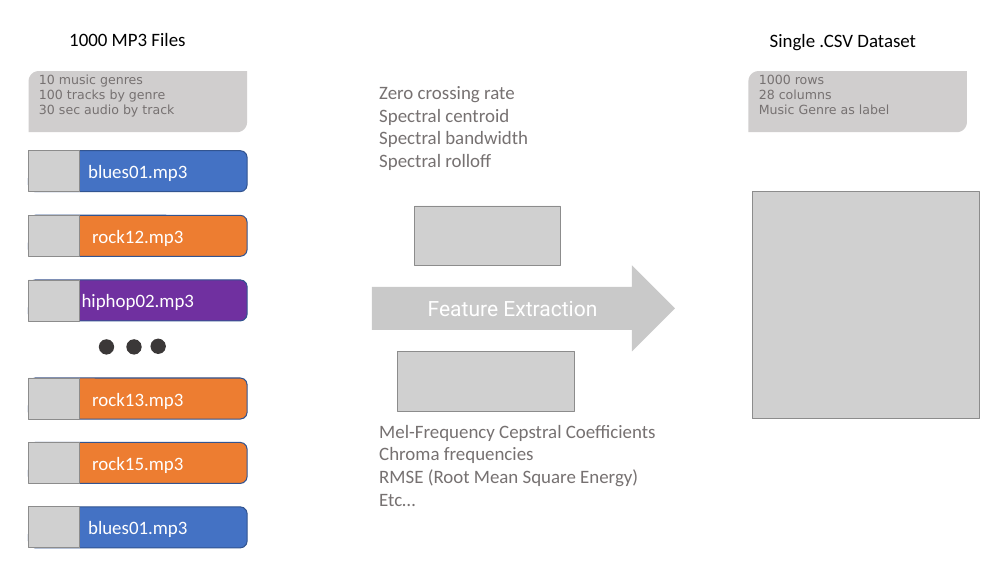
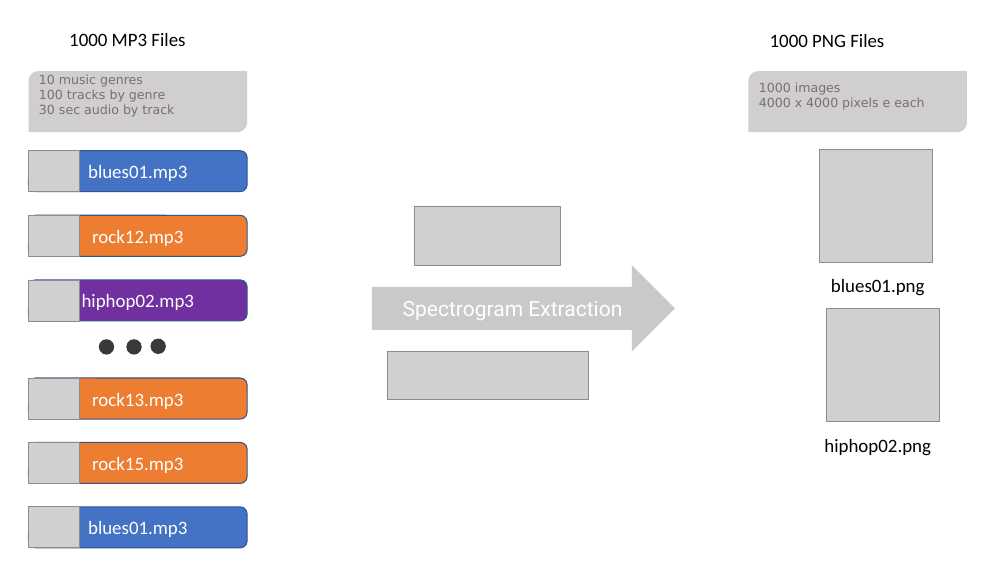
Before and after one commit to andbluedev/Music-Genre-Classification-Notebooks, a slide deck: slide 1 of docs/DocumentationFigures.pptx. Drawn at 1008x567 pixels with LibreOffice and Linux fonts; fonts in the diff are those of the drawing; grey boxes stand for pictures. Boxes give left, top, right and bottom in pixels: in the first picture for what was removed or moved away, otherwise in the second. Text is boxed around its words. In the diff, an @@ line names an element or a change of style, - is before the commit and + after.

Commit message:
Added NN/CNN part of our presentation

```diff
--- a/docs/DocumentationFigures.pptx
+++ b/docs/DocumentationFigures.pptx
@@ text at box(770, 34, 884, 47): text changed @@
-Single .CSV Dataset
+1000 PNG Files
@@ text removed at box(379, 86, 528, 170) @@
-Zero crossing rate
-Spectral centroid
-Spectral bandwidth
-Spectral rolloff
@@ text in round diag rect at box(759, 82, 924, 110): text changed @@
-1000 rows
-28 columns
-Music Genre as label
+1000 images
+4000 x 4000 pixels e each
@@ picture added at box(820, 150, 933, 263) @@
@@ picture removed at box(752, 192, 980, 420) @@
@@ text added at box(831, 279, 925, 296), 18 pt, text #000000 @@
+blues01.png
@@ text in right arrow at box(403, 301, 622, 320): text changed @@
-Feature Extraction
+Spectrogram Extraction
@@ picture added at box(827, 309, 940, 422) @@
@@ picture: place and size @@
-picture at box(398, 352, 575, 411)
+picture at box(387, 352, 588, 400)
@@ text removed at box(379, 425, 656, 506) @@
-Mel-Frequency Cepstral Coefficients
-Chroma frequencies
-RMSE (Root Mean Square Energy)
-Etc…
@@ text added at box(824, 439, 931, 456), 18 pt, text #000000 @@
+hiphop02.png
```
Also in this commit, not shown: 2 other files.
